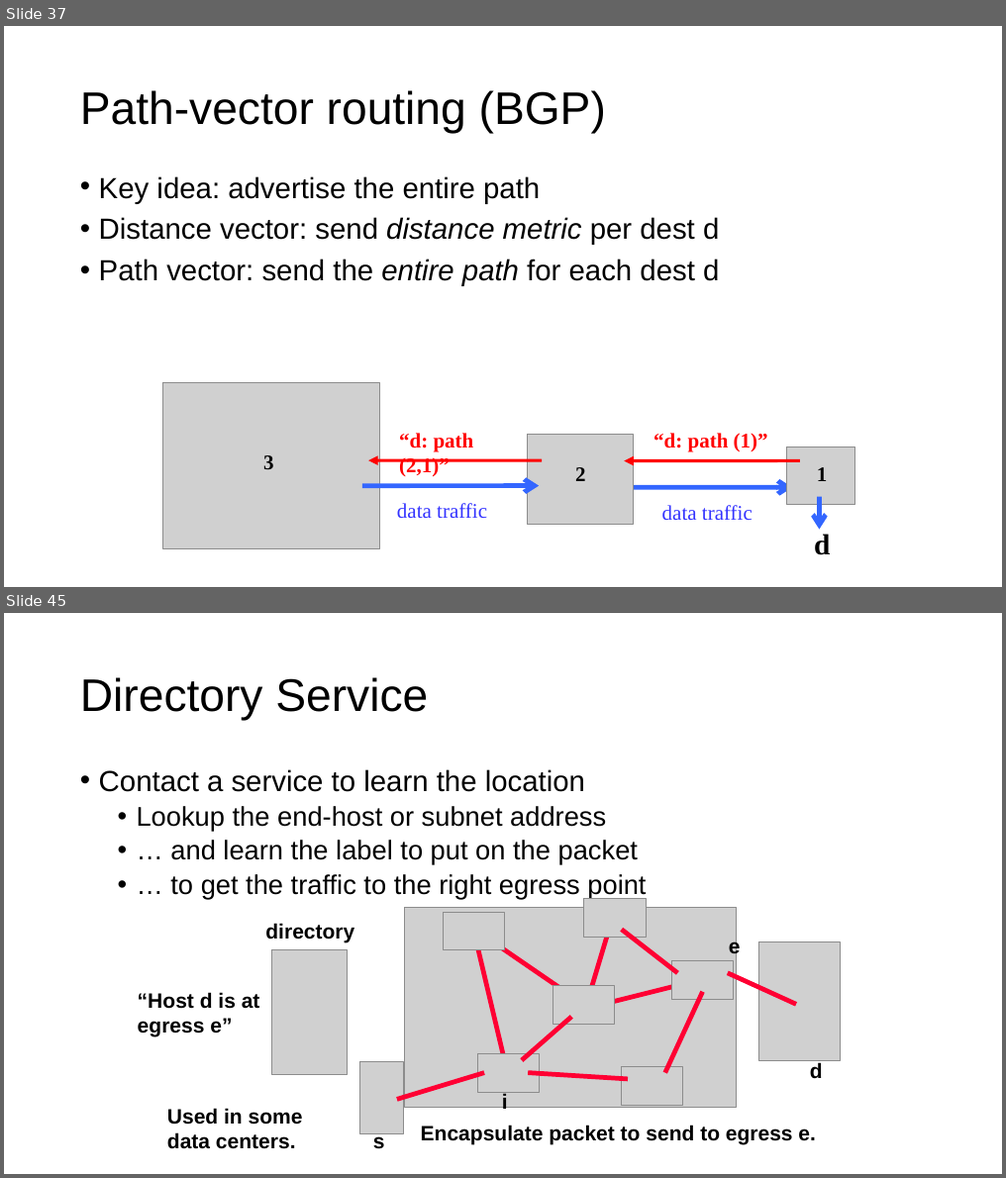
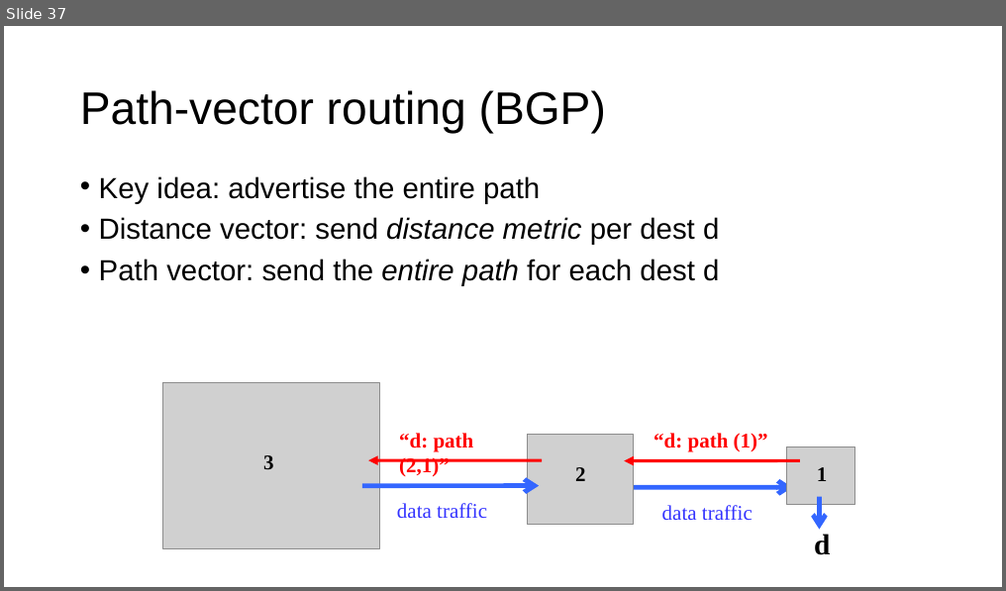
Before and after one commit to ngsrinivas/coursegen, a slide deck: ex/552-S24/staging/552-S24/lectures/12-network-control-plane.pptx. Shown one above the other, each under a label of ours: slides 37 and 45 before the commit, slide 37 after it; the slides between them are not shown. The pictures are 1006x1178 and 1006x591 pixels, drawn with LibreOffice and Linux fonts; fonts in the diff are those of the drawing; grey boxes stand for pictures. Boxes give left, top, right and bottom in pixels: in the first picture for what was removed or moved away, otherwise in the second. Text is boxed around its words. In the diff, an @@ line names an element or a change of style, - is before the commit and + after.

```diff
--- a/ex/552-S24/staging/552-S24/lectures/12-network-control-plane.pptx
+++ b/ex/552-S24/staging/552-S24/lectures/12-network-control-plane.pptx
@@ slide 45 removed at box(4, 613, 1002, 1174), background #FFFFFF @@
@@ title removed at box(80, 677, 428, 721) @@
-Directory Service
@@ text removed at box(99, 769, 646, 899) @@
-• Contact a service to learn the location
-  • Lookup the end-host or subnet address
-  • … and learn the label to put on the packet
-  • … to get the traffic to the right egress point
@@ picture removed at box(405, 907, 737, 1108) @@
@@ picture removed at box(584, 898, 646, 937) @@
@@ text removed at box(265, 923, 354, 943) @@
-directory
@@ picture removed at box(443, 912, 504, 950) @@
@@ line removed from (474, 934) to (503, 1055) @@
@@ line removed from (481, 934) to (565, 992) @@
@@ line removed from (609, 930) to (590, 992) @@
@@ line removed from (622, 930) to (678, 973) @@
@@ text removed at box(729, 937, 741, 958) @@
-e
@@ picture removed at box(272, 951, 347, 1075) @@
@@ picture removed at box(672, 961, 734, 999) @@
@@ picture removed at box(758, 943, 840, 1061) @@
@@ text removed at box(138, 992, 260, 1038) @@
-“Host d is at egress e”
@@ picture removed at box(552, 986, 614, 1024) @@
@@ line removed from (603, 1004) to (678, 986) @@
@@ line removed from (703, 992) to (665, 1073) @@
@@ line removed from (728, 973) to (796, 1004) @@
@@ line removed from (522, 1060) to (571, 1017) @@
@@ picture removed at box(478, 1055, 540, 1093) @@
@@ picture removed at box(359, 1062, 403, 1134) @@
@@ line removed from (397, 1100) to (484, 1073) @@
@@ line removed from (528, 1073) to (628, 1079) @@
@@ picture removed at box(622, 1066, 683, 1105) @@
@@ text removed at box(810, 1062, 823, 1079) @@
-d
@@ text removed at box(167, 1108, 303, 1150) @@
-Used in some data centers.
@@ text removed at box(502, 1093, 508, 1114) @@
-i
@@ text removed at box(373, 1134, 385, 1149) @@
-s
@@ text removed at box(421, 1125, 816, 1145) @@
-Encapsulate packet to send to egress e.
```
Also in this commit, not shown: 8 other slides removed, 3 other files.
